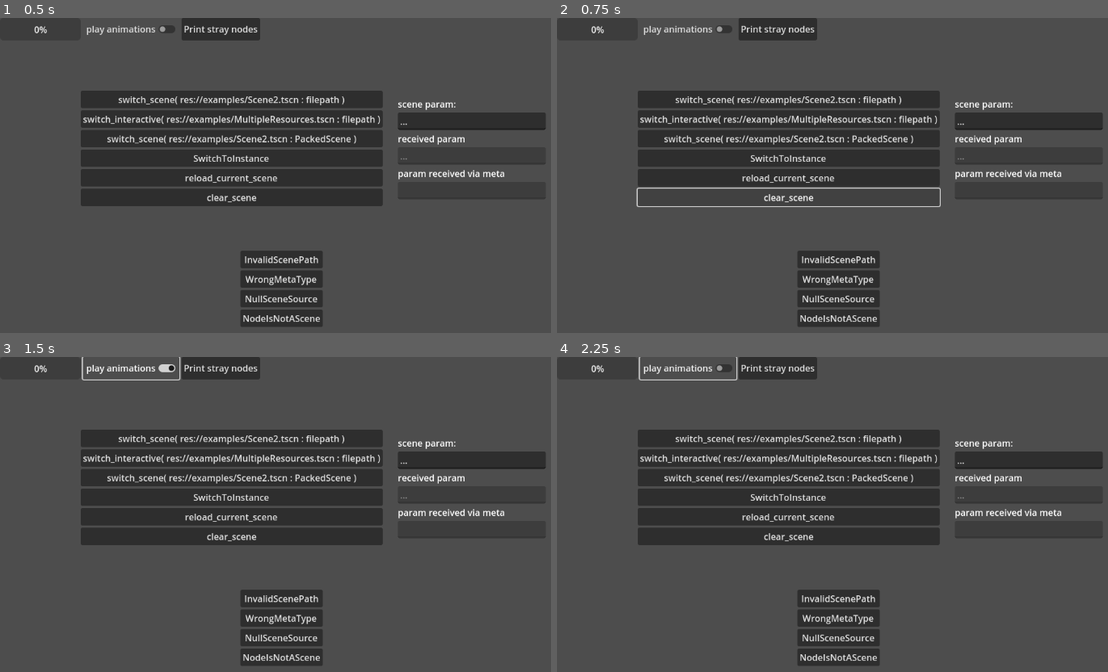
Above: before the commit, frames 1-4 (two rows, left to right).
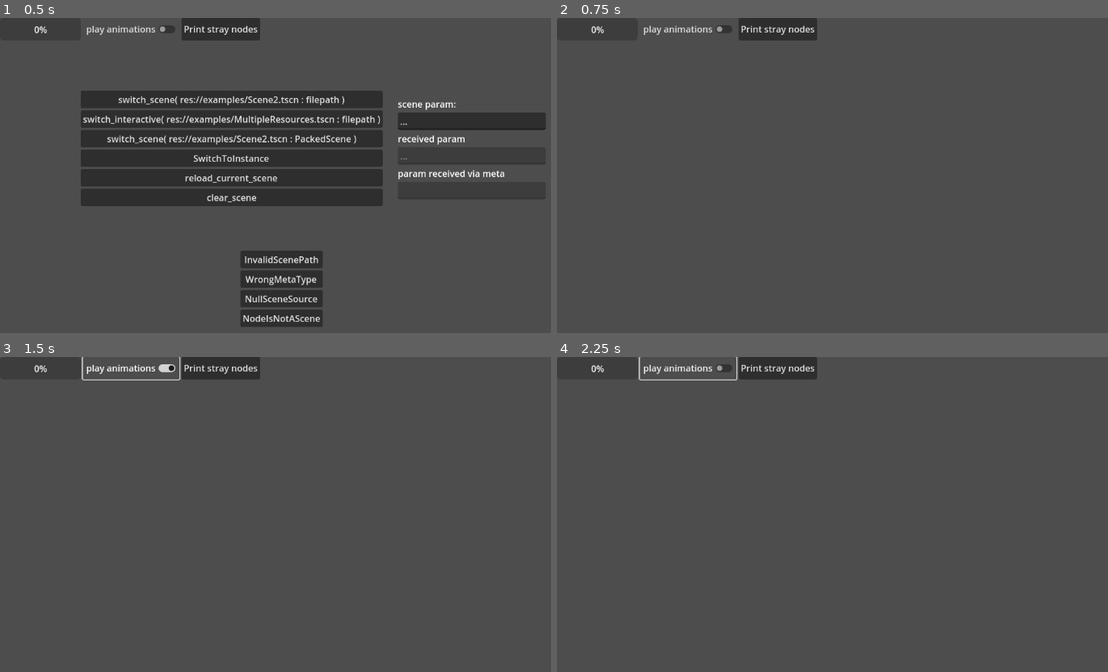
Above: after the commit, the same moments.

Repository: hilfazer/godot-projects
Game: Godot game, scene res://examples/Scene1.tscn
Two runs of this game, one before a commit and one after it. Both use one fixed random seed, a clock stepped at 60 frames per second and the inputs below. The engine's default icon, where the game draws it, is replaced by a stand-in: a white triangle on a blue panel in a dark square.
Inputs:
- Up to frame 1 (0.5 s): no input
- Up to frame 2 (0.75 s): click "clear_scene" at 0.5 s
- Up to frame 3 (1.5 s): click "play animations" at 1.25 s
- Up to frame 4 (2.25 s): click "play animations" at 2 s

Frame 1 is identical in both runs. In frame 2, 19% of the frame differs, in the area x 14-100%, y 23-98%; in frame 3, 22%; in frame 4, 22%.
Error before the commit: Parse Error: Expected "get" or "set" for property declaration. (res://examples/MultipleResources.gd:3)

Commit message:
signal connection corrections

Diff:
--- a/godot4/SceneSwitcher/SceneSwitcher.gd
+++ b/godot4/SceneSwitcher/SceneSwitcher.gd
@@ -110,7 +110,7 @@
 	assert( _scene_loader == null )
 
 	_state = State.SWITCHING
-	await get_tree().idle_frame
+	await get_tree().process_frame
 	_param_handler = NullHandler.new()
 	get_tree().current_scene.free()
 	get_tree().current_scene = null
@@ -205,8 +205,8 @@
 	assert( get_tree().current_scene == null )
 
 	# Make it a current scene between its "_enter_tree()" and "_ready()" calls
-# warning-ignore:return_value_discarded
-	new_scene.connect("tree_entered", Callable(self, "_set_as_current").bind(new_scene), CONNECT_ONE_SHOT)
+	new_scene.connect("tree_entered", \
+		Callable(self, "_set_as_current").bind(new_scene), CONNECT_ONE_SHOT)
 
 	# Add it to the active scene, as child of root
 	$"/root".add_child( new_scene )
@@ -300,9 +300,7 @@
 		params = params_
 		meta = meta_
 		scene_extraction_func = scene_extraction_func_
-# warning-ignore:return_value_discarded
 		connect("loading_done", Callable(switcher, "_on_preperation_done").bind(), CONNECT_ONE_SHOT)
-# warning-ignore:return_value_discarded
 		connect("progress_changed", Callable(switcher, "_on_progress_changed"))
 
 
@@ -372,7 +370,7 @@
 		while true: #iterate until we have a resource
 			# Update progress bar, use call deferred, which routes to main thread.
 			var status = ResourceLoader.load_threaded_get_status(path, progress)
-			emit_signal("progress_changed", progress)
+			emit_signal("progress_changed", progress[0])
 
 
 			# If OK, then load another one. If EOF, it' s done. Otherwise there was an error.
--- a/godot4/SceneSwitcher/examples/MultipleResources.gd
+++ b/godot4/SceneSwitcher/examples/MultipleResources.gd
@@ -1,6 +1,6 @@
 extends Node2D
 
-@export var nextScene: String := ""
+@export var nextScene: String = ""
 
 func _ready():
 	var param = SceneSwitcher.get_params(self)
--- a/godot4/SceneSwitcher/examples/Scene.gd
+++ b/godot4/SceneSwitcher/examples/Scene.gd
@@ -52,12 +52,8 @@
 	assert( sceneNode.paramFromSwitcher == null )
 
 	SceneSwitcher.scene_set_as_current.connect(sceneNode._grabSceneParams, CONNECT_ONE_SHOT)
-#	SceneSwitcher.connect( "scene_set_as_current", sceneNode, "_grabSceneParams" \
-#		, [], CONNECT_ONE_SHOT )
-
-#	SceneSwitcher.connect("scene_set_as_current", sceneNode, "_retrieveMeta" \
-#		, [metaName], CONNECT_ONE_SHOT )
-	SceneSwitcher.scene_set_as_current.connect(sceneNode._retrieveMeta(metaName), CONNECT_ONE_SHOT)
+	SceneSwitcher.scene_set_as_current.connect( \
+		sceneNode._retrieveMeta.bind(metaName), CONNECT_ONE_SHOT)
 
 	var error = SceneSwitcher.switch_scene_to_instance( sceneNode, $"VBoxParam/LineEditInput".text, metaName )
 	assert(error == OK)
